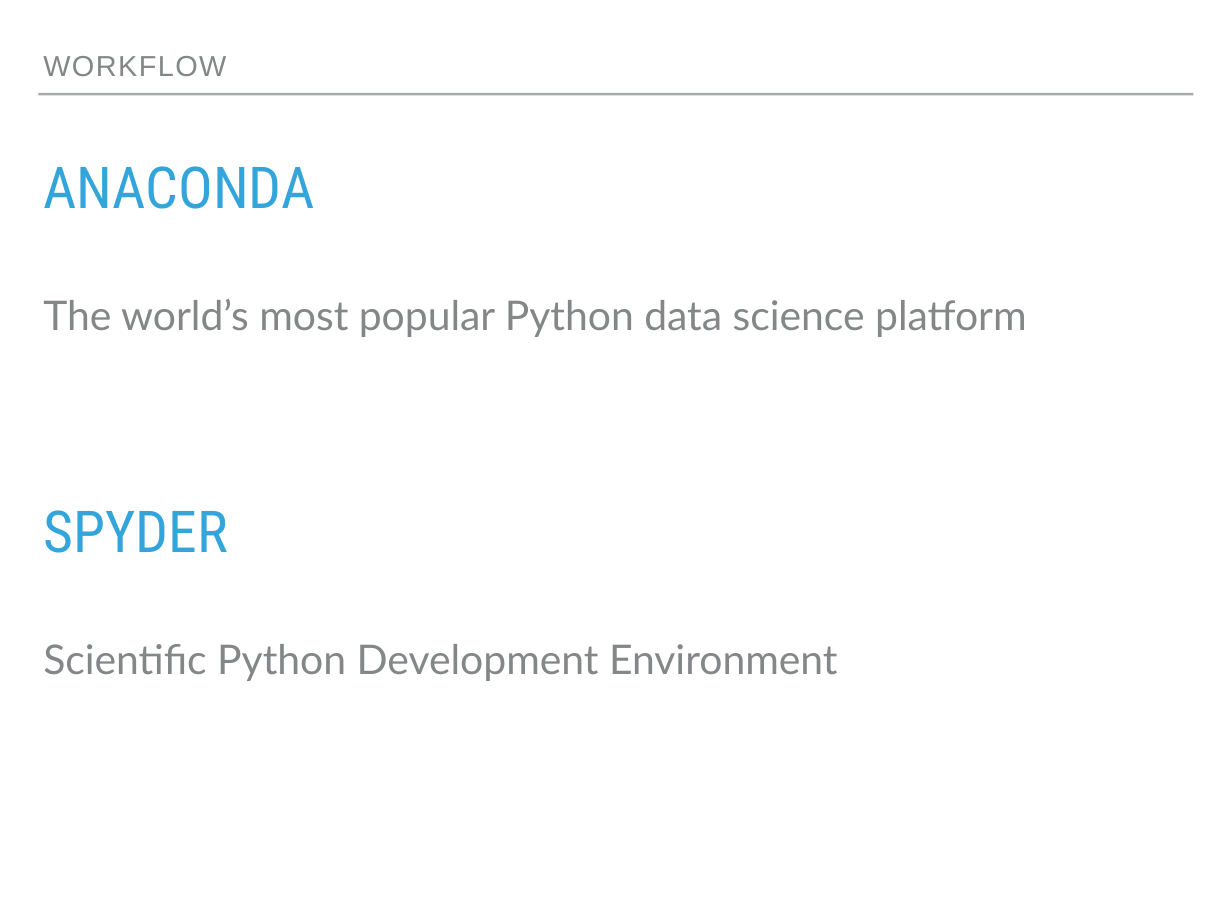
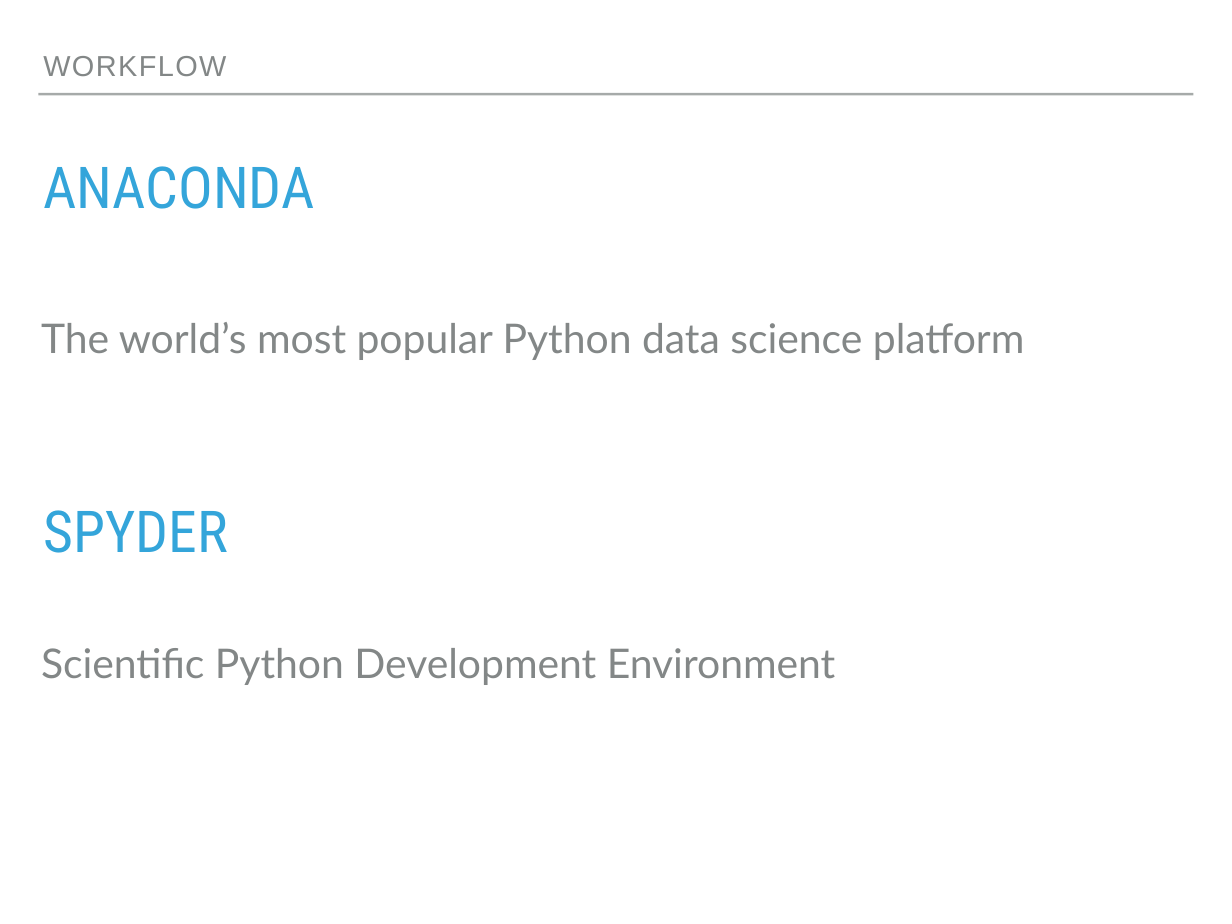
Before and after one commit to wizofe/lse-titanic, a slide deck: slide 11 of titanic_intro_python.pptx (slide 10 before the commit). Drawn at 1232x924 pixels with LibreOffice and Linux fonts; fonts in the diff are those of the drawing. Boxes give left, top, right and bottom in pixels: in the first picture for what was removed or moved away, otherwise in the second. Text is boxed around its words. In the diff, an @@ line names an element or a change of style, - is before the commit and + after.

```diff
--- a/titanic_intro_python.pptx
+++ b/titanic_intro_python.pptx
@@ text "The world’s most popular Python ...": place and size @@
-text "The world’s most popular Python ..." at box(43, 299, 1027, 337)
+text "The world’s most popular Python ..." at box(41, 322, 1025, 360)
@@ text "Scientific Python Development Environment": place and size @@
-text "Scientific Python Development Environment" at box(43, 644, 838, 681)
+text "Scientific Python Development Environment" at box(41, 648, 836, 685)
```
Also in this commit, not shown: 5 other slides changed, 4 slides added.
